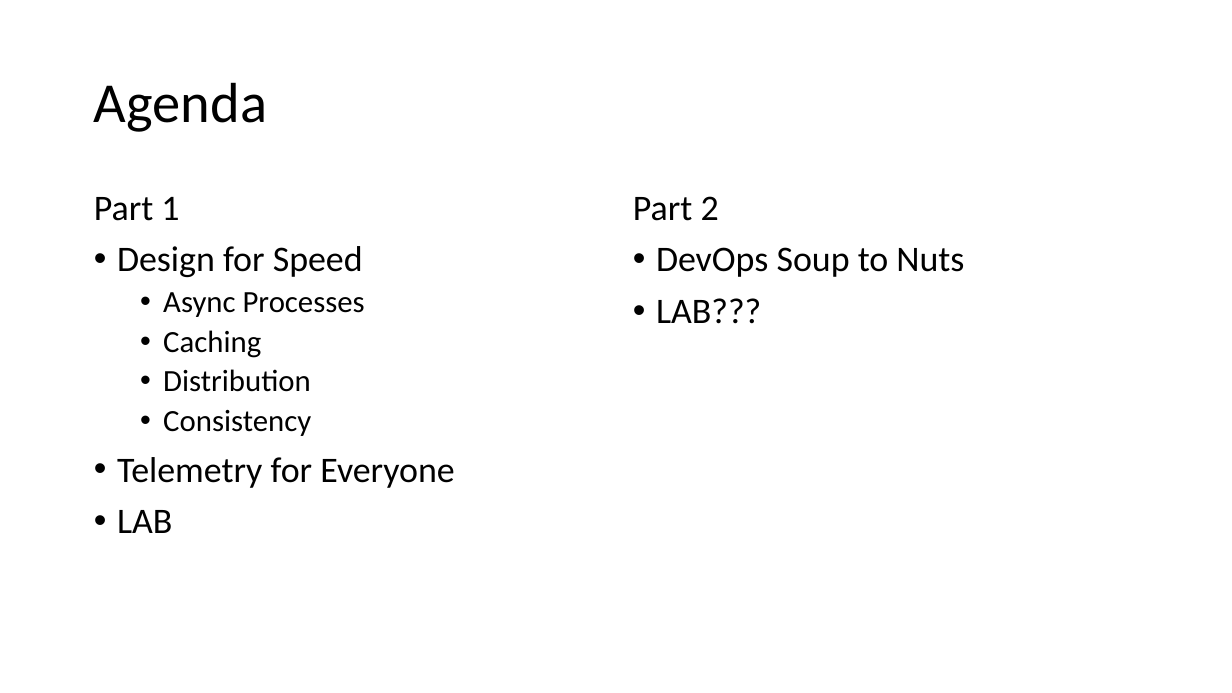
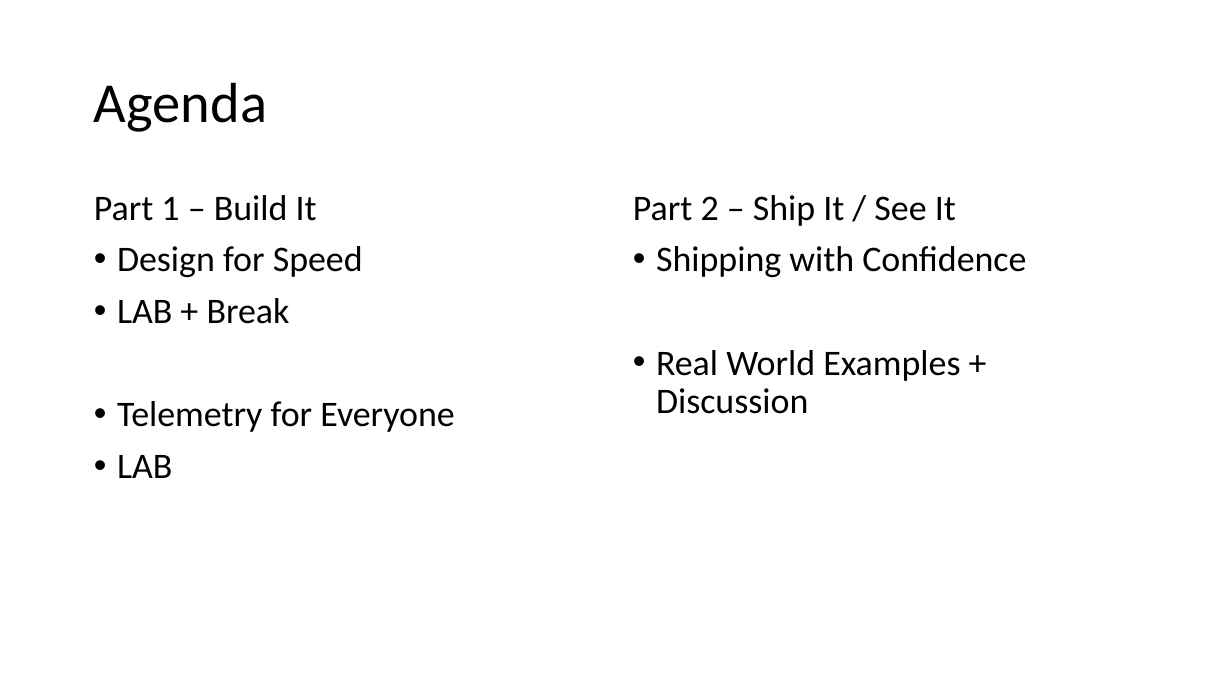
Before and after one commit to 1kevgriff/Workshop-ASPNETCore-Liftoff, a slide deck: slide 5 of Slides/01_Welcome.pptx. Drawn at 1232x693 pixels with LibreOffice and Linux fonts; fonts in the diff are those of the drawing. Boxes give left, top, right and bottom in pixels: in the first picture for what was removed or moved away, otherwise in the second. Text is boxed around its words. In the diff, an @@ line names an element or a change of style, - is before the commit and + after.

Commit message:
PP updates

```diff
--- a/Slides/01_Welcome.pptx
+++ b/Slides/01_Welcome.pptx
@@ text at [94,195,317,221]: text changed @@
-Part 1
+Part 1 – Build It
@@ text at [633,195,1026,414]: text changed @@
-Part 2
-• DevOps Soup to Nuts
-• LAB???
+Part 2 – Ship It / See It
+• Shipping with Confidence
+• Real World Examples + Discussion
@@ text at [117,298,290,324]: text changed; size 24 to 28 pt @@
-  • Async Processes
-  • Caching
-  • Distribution
-  • Consistency
+• LAB + Break
```
